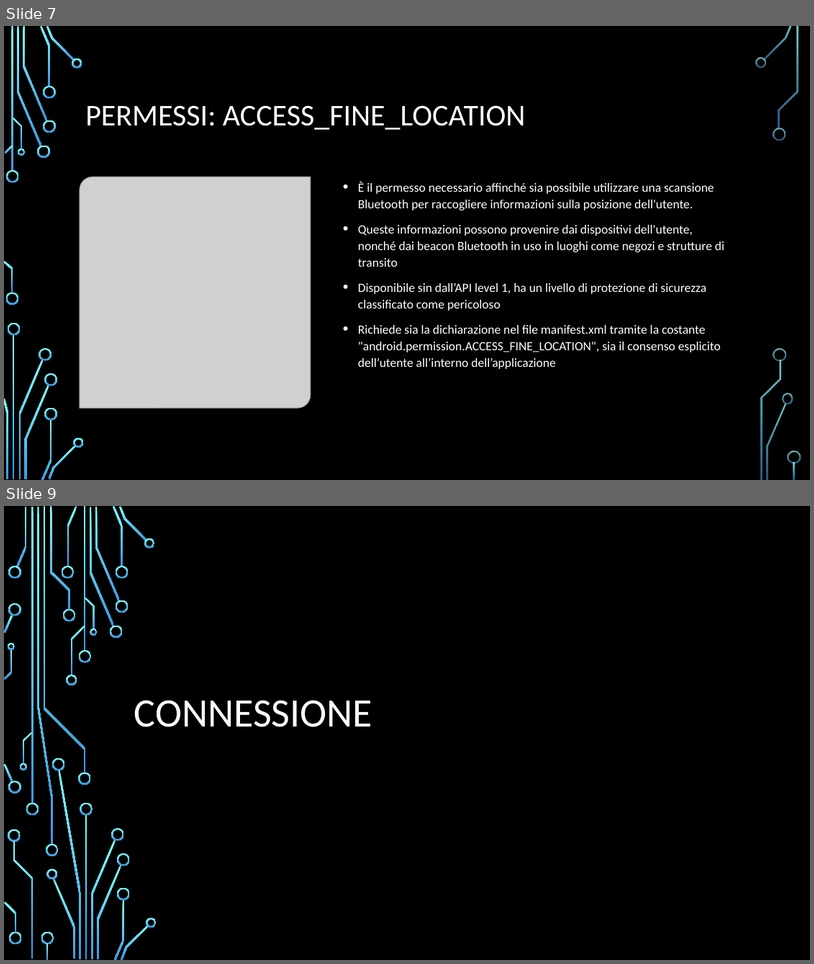
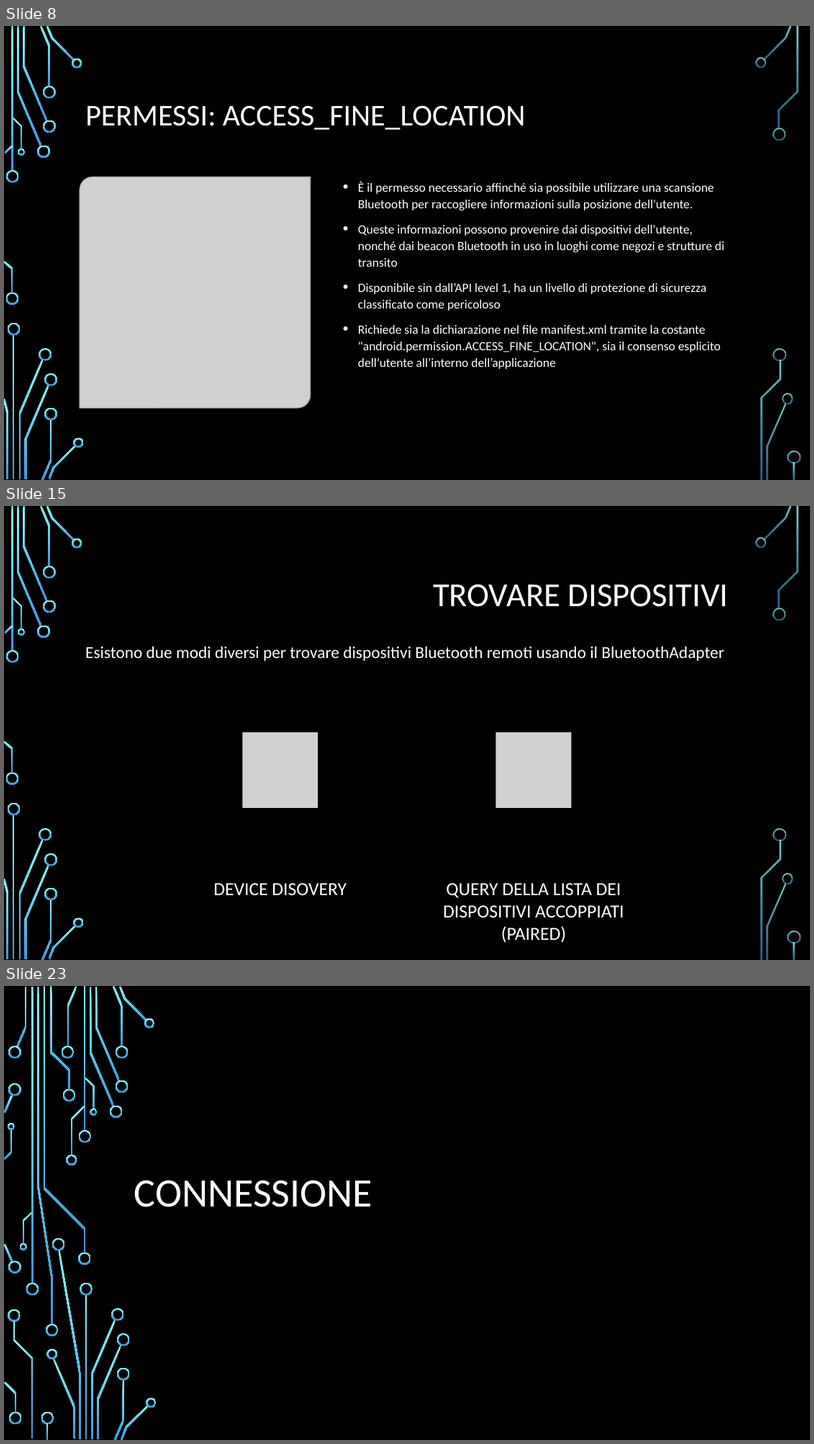
Before and after one commit to FNX-hub/ProgettoMP, a slide deck: Bluetooth.pptx. Shown one above the other, each under a label of ours: slides 7 and 9 before the commit, slides 8, 15 and 23 after it; the slides between them are not shown. The pictures are 814x964 and 814x1444 pixels, drawn with LibreOffice and Linux fonts; fonts in the diff are those of the drawing; grey boxes stand for pictures; background and template pictures are left out. Boxes give left, top, right and bottom in pixels: in the first picture for what was removed or moved away, otherwise in the second. Text is boxed around its words. In the diff, an @@ line names an element or a change of style, - is before the commit and + after.

```diff
--- a/Bluetooth.pptx
+++ b/Bluetooth.pptx
@@ slide 15 added at <box>4,506,810,960</box>, background picture (left out); not listed: 36 template elements that a slide beside it also shows @@
@@ title added at <box>433,584,728,607</box>, 40 pt, text #FFFFFF @@
+TROVARE DISPOSITIVI
@@ text added at <box>85,646,725,661</box>, 20 pt, text #FFFFFF @@
+Esistono due modi diversi per trovare dispositivi Bluetooth remoti usando il BluetoothAdapter
@@ group added at <box>214,705,624,942</box>: 2 ellipses, 2 pictures, 2 texts @@
+DEVICE DISOVERY
+QUERY DELLA LISTA DEI DISPOSITIVI ACCOPPIATI (PAIRED)
@@ what was slide 7 is now slide 8 @@
@@ what was slide 9 is now slide 23 @@
```
Also in this commit, not shown: 7 slides changed, 13 other slides added, 1 slide removed.
